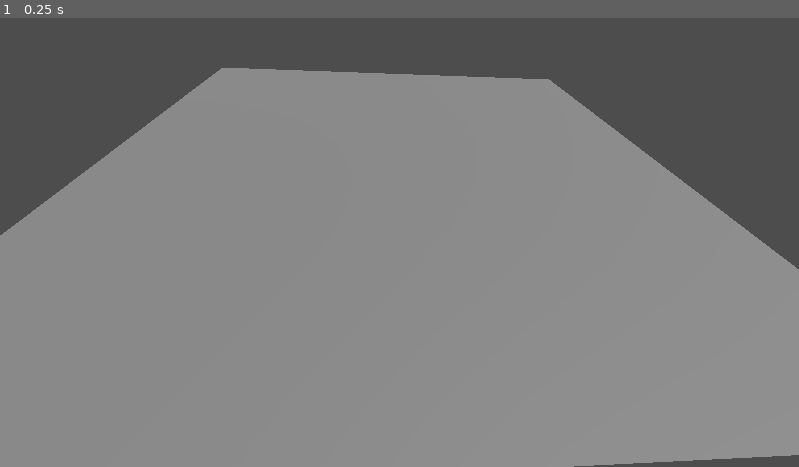
Above: before the commit, frame 1.
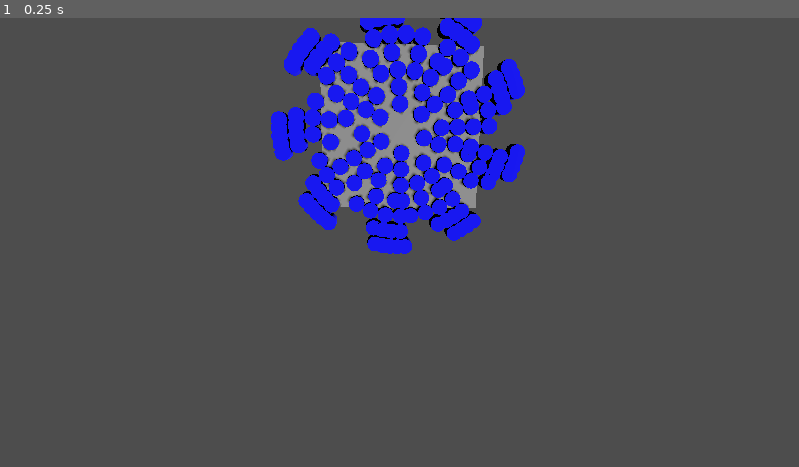
Above: after the commit, the same moment.

Repository: ChaffeyGameDevelopmentClub/SummerGameJam
Game: Godot game, scene res://test_scene.tscn
Two runs of this game, one before a commit and one after it. Both use one fixed random seed, a clock stepped at 60 frames per second and the inputs below.
Inputs:
- Up to frame 1 (0.25 s): no input

The runs differ from the first frame. In frame 1, 76% of the frame differs, in the area x 0-100%, y 0-100%.
Error before the commit: Parse Error: Expected loop variable name after "for". (res://HexagonSpawner.gd:26)

Commit message:
hexagon spawner 2
Made a dynamic recursive function that spawns hexagons, needs work

Diff:
--- a/Godot/HexagonSpawner.gd
+++ b/Godot/HexagonSpawner.gd
@@ -1,26 +1,39 @@
 extends Node
-
+var theta = 90.0
+var current_row = 0
+var radius = 1
 @export var hexagon: PackedScene
+var array: Array
 
 func _ready():
 	build_map()
+	find_num (7)
+	for i in array.size():
+		print (array [i])
 
 func build_map ():
-	var radius = 9
-	for i  in range (1,7):
-		var x = 1*cos(i*45)
-		var z = 1*sin(i*45)
-		print(x,z)
+	var num = 0
+	for i  in range (1,find_num(7)):
+		if i == array [current_row]:
+			theta /= 2
+			current_row += 1
+			radius += 2
+			num = 0
+
+		var x = radius*cos(num*theta)
+		var z = radius*sin(num*theta)
 		var new_hexagon = hexagon.instantiate()
 		new_hexagon.initialize(Vector3(x, 0, z))
 		add_child(new_hexagon)
+		num += 1
+		print (str(theta)+" " +str(current_row)+" " +str(radius)+" " +str(num))
 
-	for i in range (1, 13):
-		var x = 2*cos(i*22.5)
-		var z = 2*sin(i*22.5)
-		print(x,z)
-		var new_hexagon = hexagon.instantiate()
-		new_hexagon.initialize(Vector3(x, 0, z))
-		add_child(new_hexagon)
-
-	for
+func find_num (row):
+	if row == 0:
+		print ("1")
+		array.append(1)
+		return 1
+	else:
+		var x = (row*6) + find_num (row-1)
+		array.append(x)
+		return x
--- a/Godot/hexagon.tscn
+++ b/Godot/hexagon.tscn
@@ -11,6 +11,8 @@
 
 [sub_resource type="CylinderMesh" id="CylinderMesh_ecpwt"]
 material = SubResource("StandardMaterial3D_8bksu")
+top_radius = 1.0
+bottom_radius = 1.0
 
 [node name="Hexagon" type="RigidBody3D"]
 gravity_scale = 0.0
--- a/Godot/test_scene.tscn
+++ b/Godot/test_scene.tscn
@@ -8,7 +8,7 @@
 [node name="TestScene" type="Node3D"]
 
 [node name="DirectionalLight3D" type="DirectionalLight3D" parent="."]
-transform = Transform3D(-0.866025, -0.433013, 0.25, -0.00250455, 0.503751, 0.863846, -0.499994, 0.747486, -0.437345, 0, 0, 0)
+transform = Transform3D(-0.866025, -0.433013, 0.25, -0.00250455, 0.503751, 0.863845, -0.499994, 0.747486, -0.437345, 0, 0, 0)
 shadow_enabled = true
 
 [node name="HexagonSpawner" type="Node" parent="."]
@@ -20,5 +20,5 @@
 mesh = SubResource("PlaneMesh_abo8q")
 
 [node name="Camera3D" type="Camera3D" parent="."]
-transform = Transform3D(0.0491843, -0.684598, 0.72726, 0.0461936, 0.728921, 0.683038, -0.997721, -3.7338e-09, 0.0674755, 10.9653, 5.58312, 0.803885)
-fov = 71.6
+transform = Transform3D(-0.0151695, -0.974401, -0.224303, 0.0657482, -0.224815, 0.972181, -0.997721, 1.40017e-08, 0.0674755, 0.580991, 61.1602, 4.26426)
+fov = 50.8
